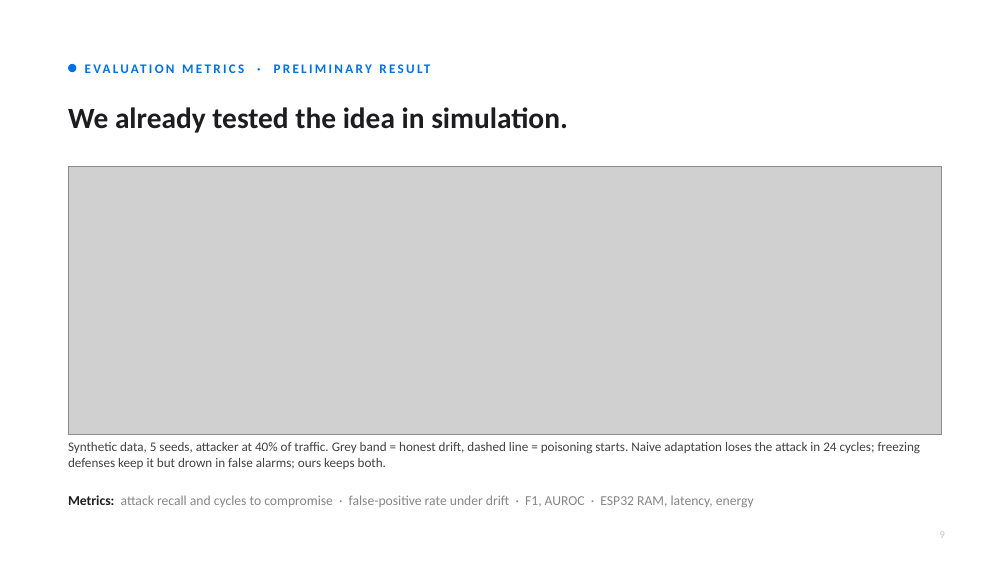
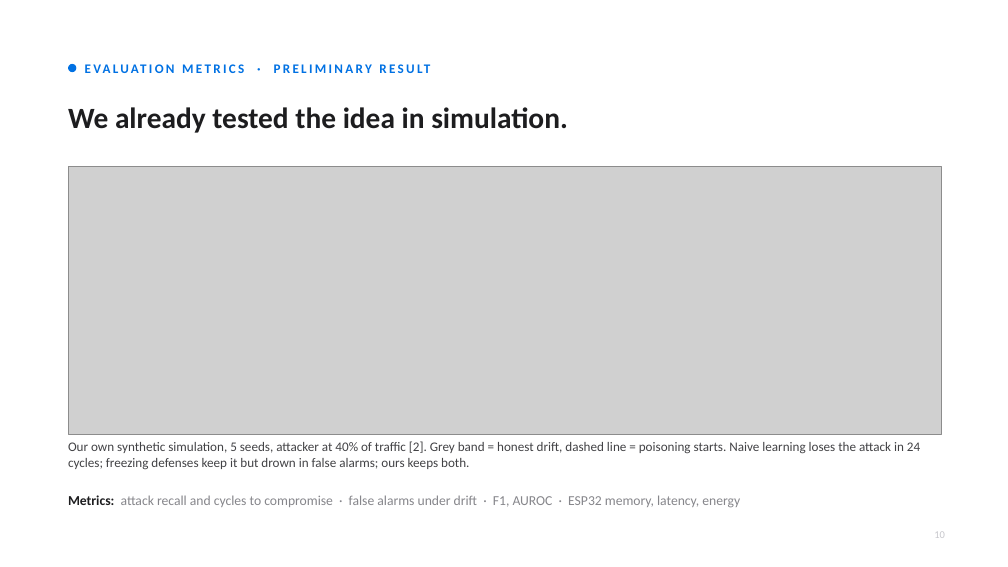
Before and after one commit to IOT-snu/brainstorming, a slide deck: slide 10 of CSD457_First_Presentation.pptx (slide 9 before the commit). Drawn at 1008x567 pixels with LibreOffice and Linux fonts; fonts in the diff are those of the drawing; grey boxes stand for pictures. Boxes give left, top, right and bottom in pixels: in the first picture for what was removed or moved away, otherwise in the second. Text is boxed around its words. In the diff, an @@ line names an element or a change of style, - is before the commit and + after.

```diff
--- a/CSD457_First_Presentation.pptx
+++ b/CSD457_First_Presentation.pptx
@@ text at box(68, 441, 920, 469): text changed @@
-Synthetic data, 5 seeds, attacker at 40% of traffic. Grey band = honest drift, dashed line = poisoning starts. Naive adaptation loses the attack in 24 cycles; freezing defenses keep it but drown in false alarms; ours keeps both.
+Our own synthetic simulation, 5 seeds, attacker at 40% of traffic [2]. Grey band = honest drift, dashed line = poisoning starts. Naive learning loses the attack in 24 cycles; freezing defenses keep it but drown in false alarms; ours keeps both.
@@ text at box(121, 495, 740, 507): text changed @@
-Metrics: attack recall and cycles to compromise · false-positive rate under drift · F1, AUROC · ESP32 RAM, latency, energy
+Metrics: attack recall and cycles to compromise · false alarms under drift · F1, AUROC · ESP32 memory, latency, energy
@@ text at box(934, 532, 945, 538): text changed @@
-9
+10
```
Also in this commit, not shown: 9 other slides changed, 1 slide added, 1 other file.
